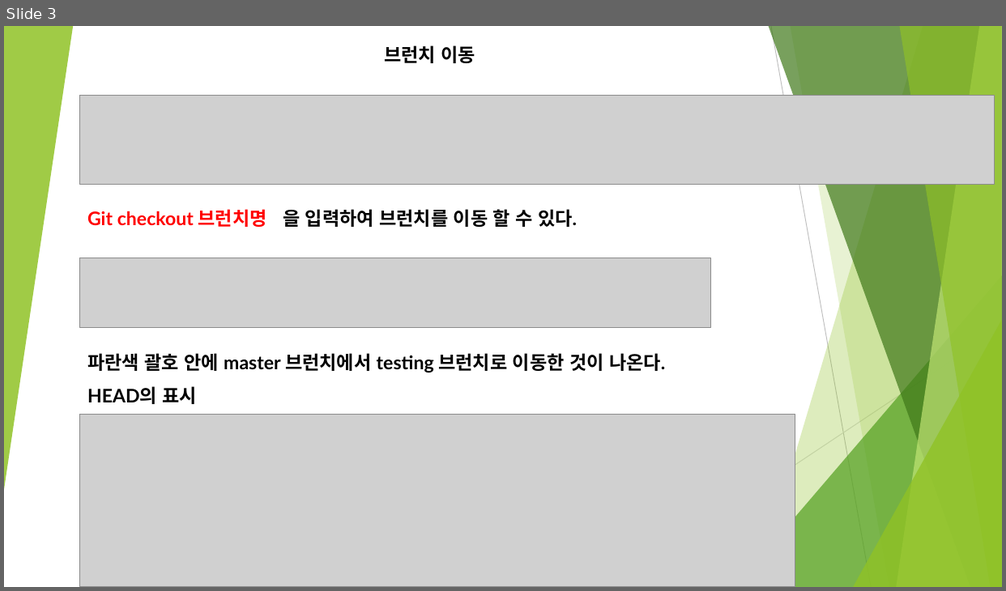
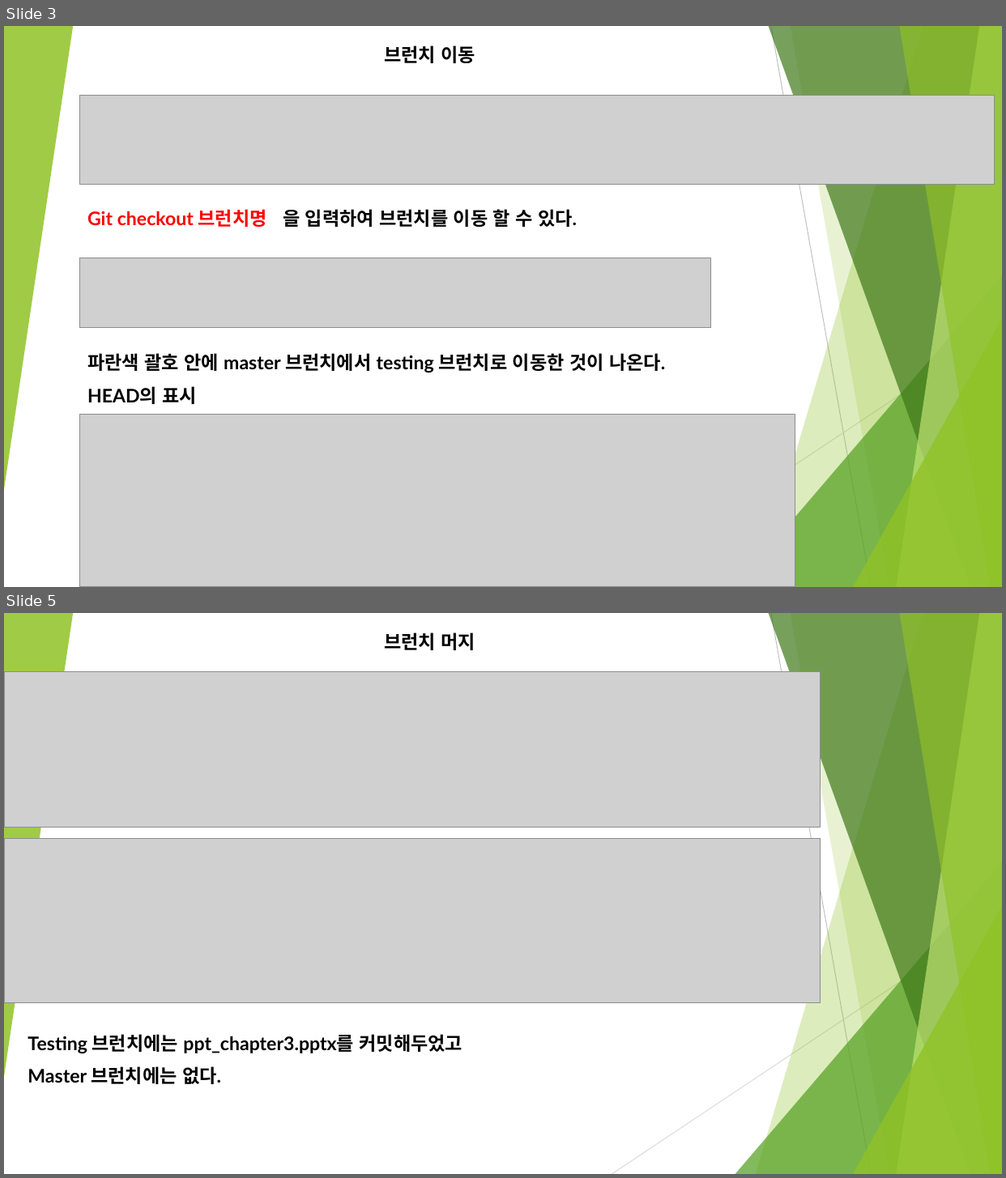
Before and after one commit to wnwlsrb3/Students, a slide deck: ppt_chapter3B.pptx. Shown one above the other, each under a label of ours: slide 3 before the commit, slides 3 and 5 after it; the slides between them are not shown. The pictures are 1006x591 and 1006x1178 pixels, drawn with LibreOffice and Linux fonts; fonts in the diff are those of the drawing; grey boxes stand for pictures. Boxes give left, top, right and bottom in pixels: in the first picture for what was removed or moved away, otherwise in the second. Text is boxed around its words. In the diff, an @@ line names an element or a change of style, - is before the commit and + after.

```diff
--- a/ppt_chapter3B.pptx
+++ b/ppt_chapter3B.pptx
@@ slide 5 added at [4, 613, 1002, 1174], background #FFFFFF; not listed: 10 template elements that a slide beside it also shows @@
@@ subtitle added at [384, 632, 475, 650], 18 pt, text #000000, bold @@
+브런치 머지
@@ picture added at [4, 671, 820, 827] @@
@@ picture added at [4, 838, 820, 1003] @@
@@ text added at [27, 1034, 463, 1084], 18 pt, text #000000, bold @@
+Testing 브런치에는 ppt_chapter3.pptx를 커밋해두었고
+Master 브런치에는 없다.
```
Also in this commit, not shown: 1 other slide added, 1 other file.
